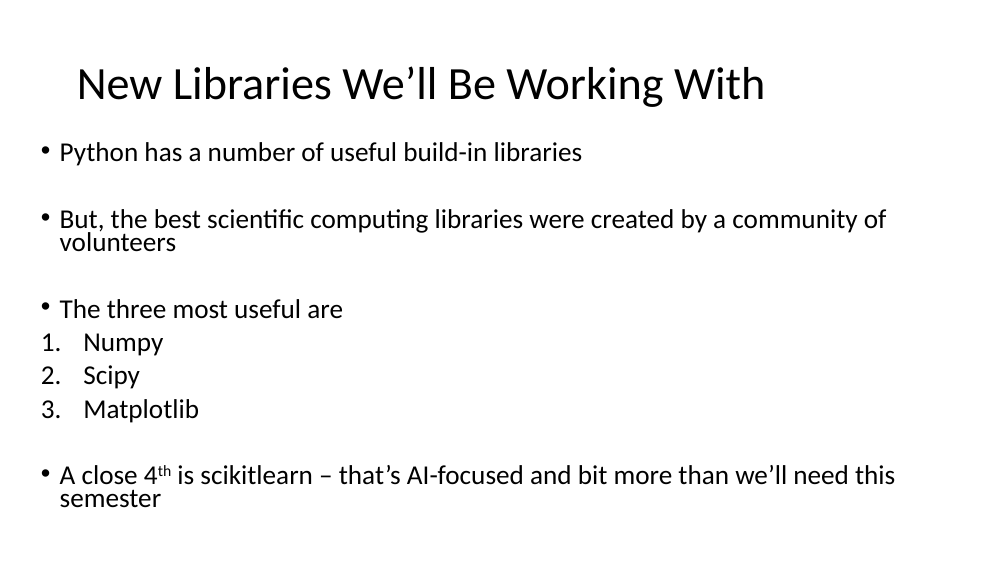
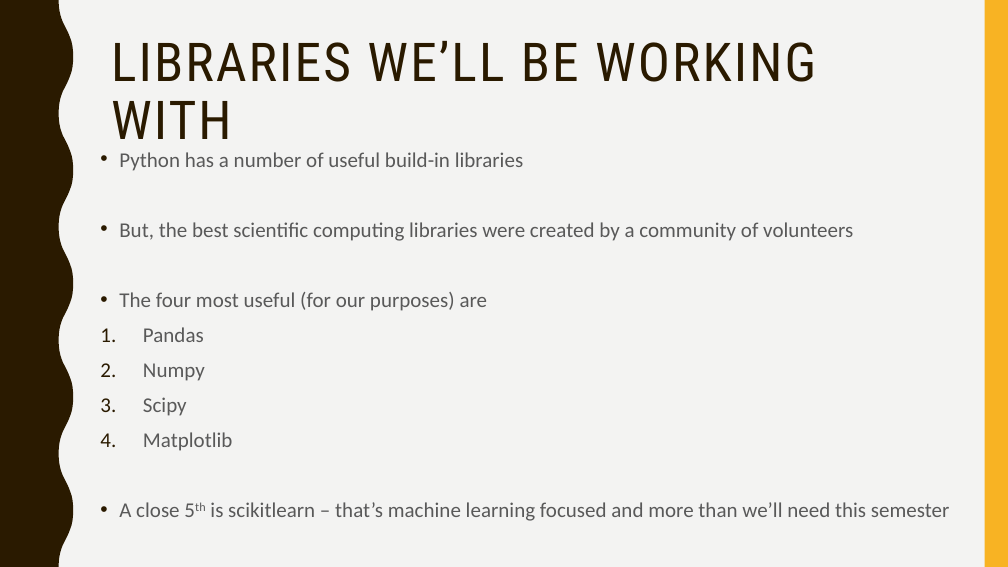
Before and after one commit to narock/scientific_computing_course, a slide deck: slide 3 of Scientific_Computing_02.pptx (slide 2 before the commit). Drawn at 1008x567 pixels with LibreOffice and Linux fonts; fonts in the diff are those of the drawing. Boxes give left, top, right and bottom in pixels: in the first picture for what was removed or moved away, otherwise in the second. Text is boxed around its words. In the diff, an @@ line names an element or a change of style, - is before the commit and + after.

```diff
--- a/Scientific_Computing_02.pptx
+++ b/Scientific_Computing_02.pptx
@@ background #FFFFFF to #F3F3F2 @@
@@ freeform shape added at (0, 0, 73, 567), fill #2A1A00 @@
@@ rectangle added at (985, 0, 1008, 567), fill #F8B323 @@
@@ title "LIBRARIES WE’LL BE WORKING WITH" at (111, 41, 816, 139): vertical alignment middle to top @@
@@ title at (111, 41, 816, 139): text changed; size 44 to 51 pt; font Calibri to Roboto Condensed; text colour #000000 to #2A1A00 @@
-New Libraries We’ll Be Working With
+LIBRARIES WE’LL BE WORKING WITH
@@ text "Python has a number of ...": place and size @@
-text "Python has a number of ..." at (60, 142, 895, 508)
+text "Python has a number of ..." at (119, 152, 950, 521)
@@ text at (119, 152, 853, 451): size 25.9 to 20 pt, text colour #000000 to #595959 in "Python has a number of useful build-in ...", "But, the best scientific computing libraries were ...", "Numpy", "Scipy" and 1 more places; line spacing 0.7 to 1.1; less space between paragraphs @@
@@ text at (119, 292, 488, 342): text changed; size 25.9 to 20 pt; text colour #000000 to #595959 @@
-• The three most useful are
+• The four most useful (for our purposes) are
+1. Pandas
@@ text at (119, 502, 950, 521): text changed; size 25.9 to 20 pt; text colour #000000 to #595959 @@
-• A close 4th is scikitlearn – that’s AI-focused and bit more than we’ll need this semester
+• A close 5th is scikitlearn – that’s machine learning focused and more than we’ll need this semester
```
Also in this commit, not shown: 13 other slides changed, 1 slide added, 3 other files.
